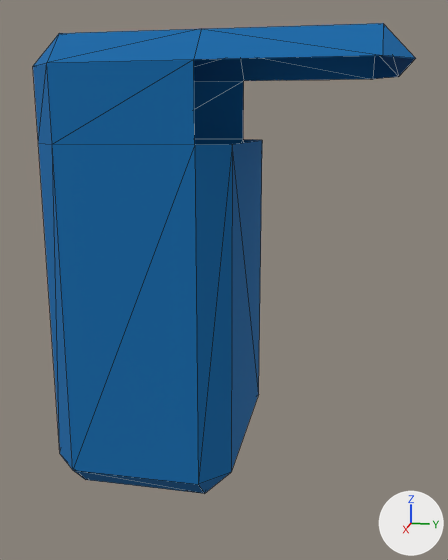
An edit to the glTF model entities/barriers/barrier_02/barrier_02.glb, drawn before and after from the same camera.
Camera for both pictures: a 50 mm lens placed at (5.9, 1.81, 2.32), pointed at (0.01, 0.63, 0.84). Lighting does not change. The marker at lower right points along +X, +Y and +Z. Mesh edges are drawn as thin lines. Where no turn or scale is listed for an object, it has been applied to the vertices. Vertices at the same position are counted once.

Script lines for the objects in view, before the commit:
```python
me_mesh_0 = bpy.data.meshes.new('Mesh_0')
me_mesh_0.from_pydata(...)  # 36 vertices, 60 faces; spans x -1.12..1.12, y -0.81..2.25, z -1.0..3.06
me_mesh_0.materials.append(mat_material_0)
ob_beveled_cuboid = bpy.data.objects.new('beveled_cuboid', me_mesh_0)
ob_beveled_cuboid.location = (0.0, 0.0, 0.0)
```
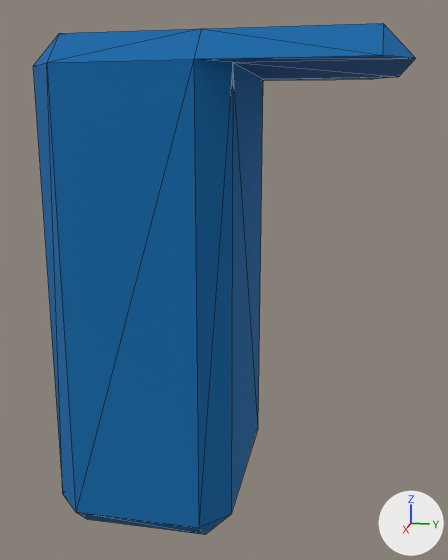
The newer file is also turned or shifted as a whole; pictures and numbers use the older file's frame.

Edits to the bpy script that builds the scene:
```text
Change me_mesh_0:
    used by ob_beveled_cuboid; location = (0.0, 0.0, 0.0)
    remove me_mesh_0.from_pydata(...)  # 36 vertices, 60 faces; spans x -1.12..1.12, y -0.81..2.25, z -1.0..3.06
    add me_mesh_0.from_pydata(...)  # 30 vertices, 56 faces; spans x -1.12..1.12, y -0.81..2.25, z -1.44..3.06
    me_mesh_0 part 1
    20 vertices are removed from x -1.12..1.12, y -0.81..0.88, z -1.0..2.19
    40 faces are deleted
    8 vertices are added at x -0.88..0.88, y -0.56..0.88, z -1.44..2.81
    6 new vertices lie (0.0, 0.0, -4.0) away from vertices in x -1.12..1.12, y -0.81..0.62, z 2.81
    36 new faces join them
```

What differs and where, as boxes (x1, y1, x2, y2) in the pictures (448 x 560 px; the box of a moved part takes in the faces that stretch with it):
'beveled_cuboid', reshaped (8% taller)
    before: (33, 23, 416, 494)
    after: (33, 23, 416, 534)
part 1 of me_mesh_0, moved or reshaped
    before: (33, 59, 262, 494)
    after: (33, 55, 416, 534)
